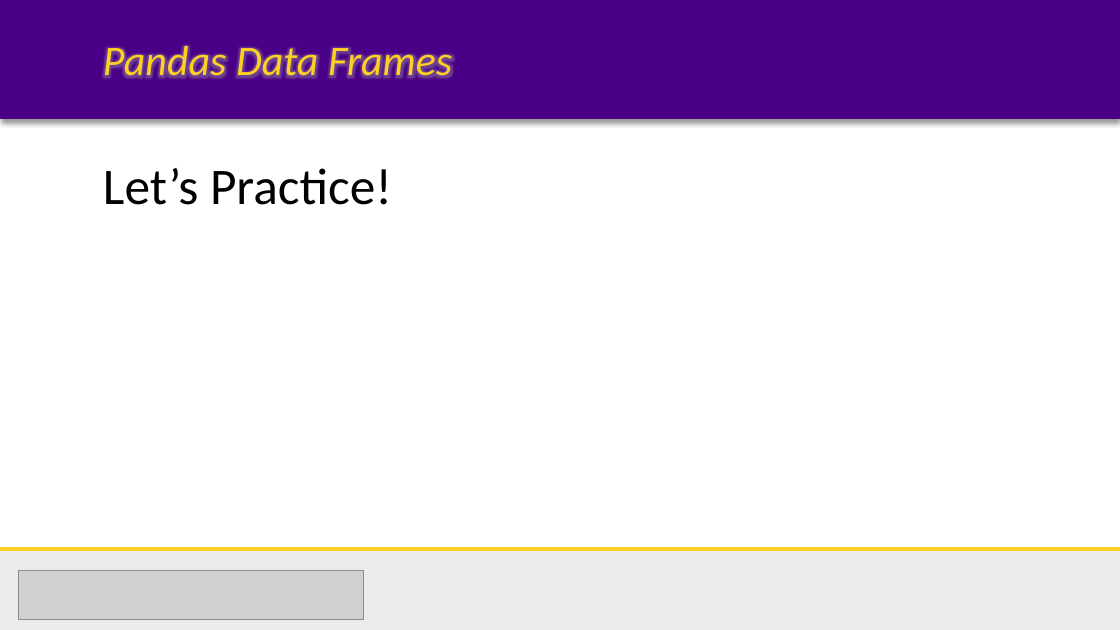
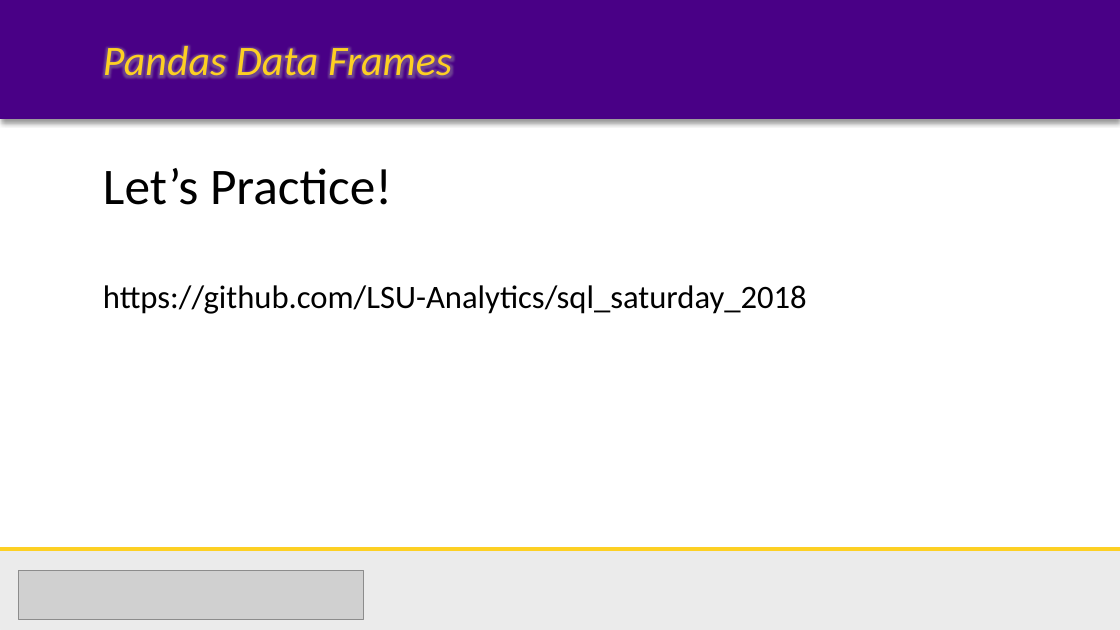
Before and after one commit to LSU-Analytics/sql_saturday_2018, a slide deck: slide 5 of Pandas_slides.pptx. Drawn at 1120x630 pixels with LibreOffice and Linux fonts; fonts in the diff are those of the drawing; grey boxes stand for pictures. Boxes give left, top, right and bottom in pixels: in the first picture for what was removed or moved away, otherwise in the second. Text is boxed around its words. In the diff, an @@ line names an element or a change of style, - is before the commit and + after.

```diff
--- a/Pandas_slides.pptx
+++ b/Pandas_slides.pptx
@@ text at <box>103,285,807,314</box>: paragraph added @@
+https://github.com/LSU-Analytics/sql_saturday_2018
```
Also in this commit, not shown: 2 other files.
